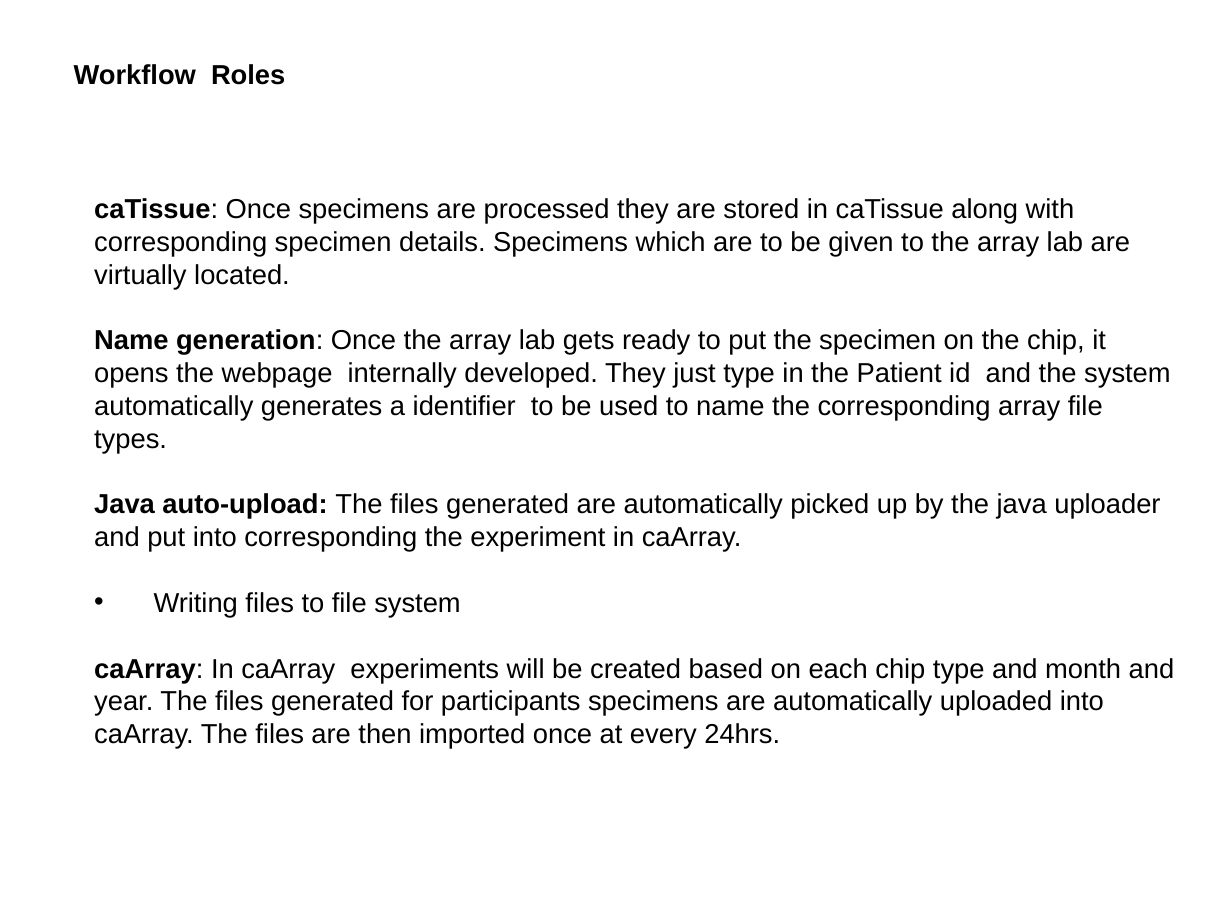
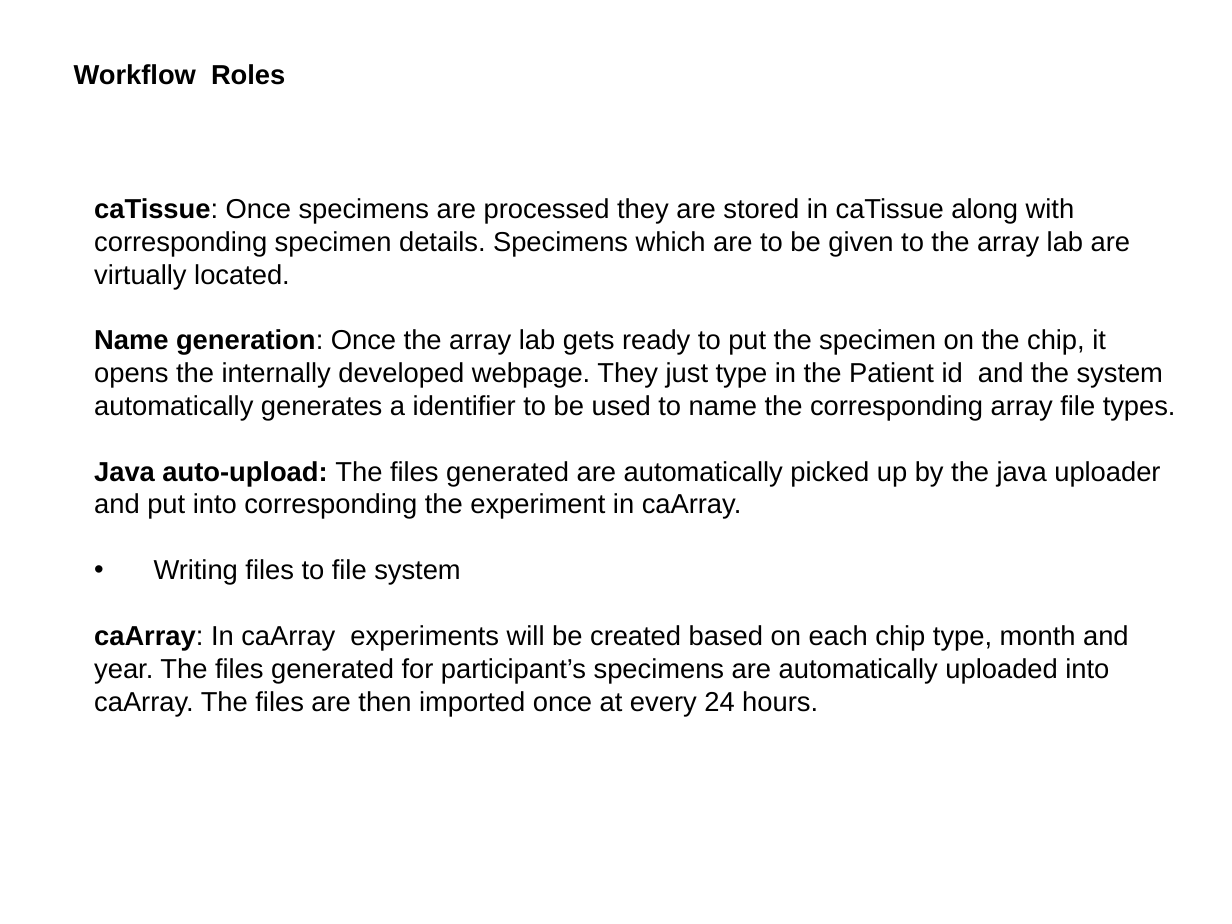
Before and after one commit to NCIP/caarray-docs, a slide deck: slide 17 of project_management/open_meetings/UAMS ICR presentation 11 4 09.ppt. Drawn at 1232x924 pixels with LibreOffice and Linux fonts; fonts in the diff are those of the drawing; background and template pictures are left out. Boxes give left, top, right and bottom in pixels: in the first picture for what was removed or moved away, otherwise in the second. Text is boxed around its words. In the diff, an @@ line names an element or a change of style, - is before the commit and + after.

```diff
--- a/project_management/open_meetings/UAMS ICR presentation 11 4 09.ppt
+++ b/project_management/open_meetings/UAMS ICR presentation 11 4 09.ppt
@@ text at (94, 329, 1176, 421): text changed @@
-Name generation: Once the array lab gets ready to put the specimen on the chip, it opens the webpage internally developed. They just type in the Patient id and the system automatically generates a identifier to be used to name the corresponding array file types.
+Name generation: Once the array lab gets ready to put the specimen on the chip, it opens the internally developed webpage. They just type in the Patient id and the system automatically generates a identifier to be used to name the corresponding array file types.
@@ text at (94, 625, 1129, 716): text changed @@
-caArray: In caArray experiments will be created based on each chip type and month and year. The files generated for participants specimens are automatically uploaded into caArray. The files are then imported once at every 24hrs.
+caArray: In caArray experiments will be created based on each chip type, month and year. The files generated for participant’s specimens are automatically uploaded into caArray. The files are then imported once at every 24 hours.
```
Also in this commit, not shown: 7 other slides changed, 2 slides added, 2 slides removed.
